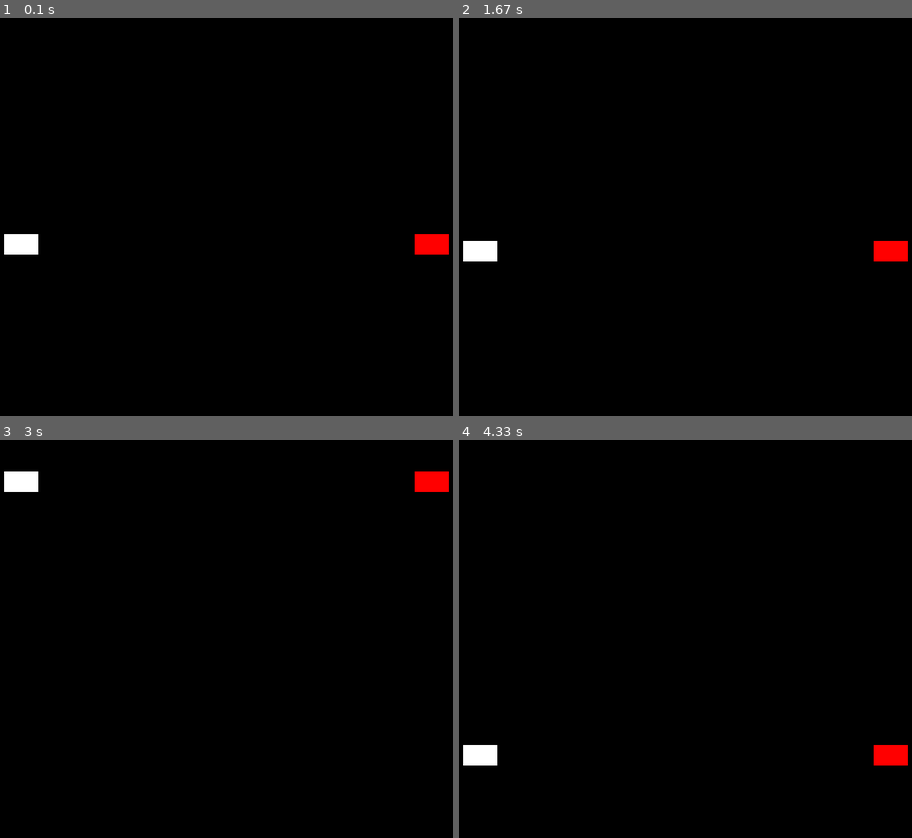
Above: before the commit, frames 1-4 (two rows, left to right).
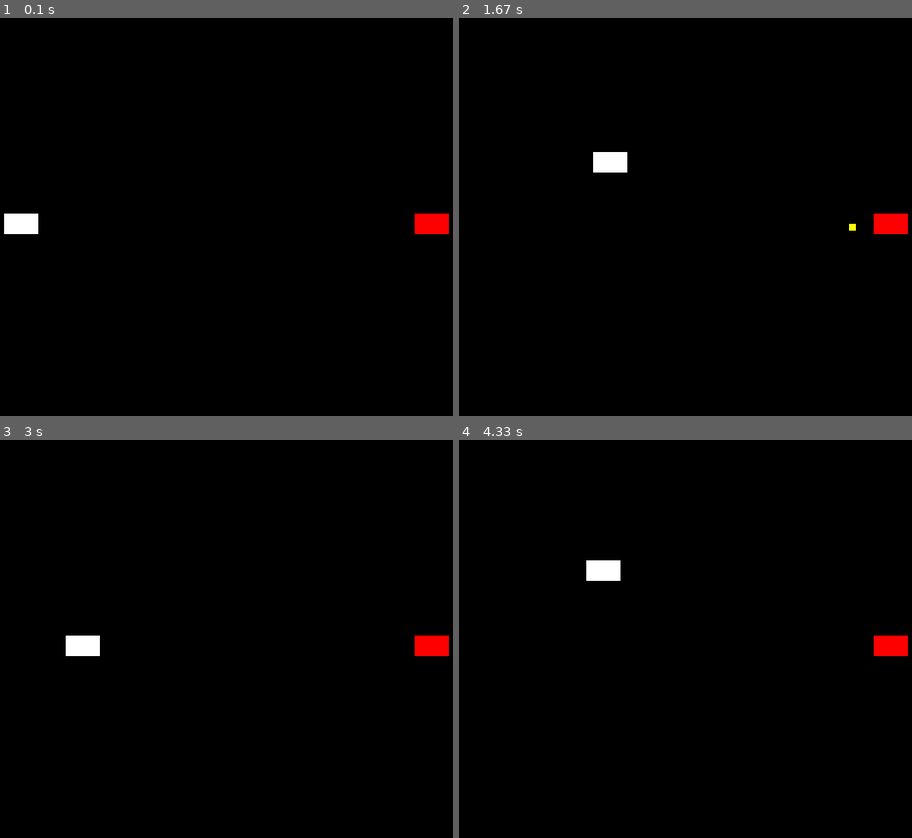
Above: after the commit, the same moments.

Repository: cassiel-st4vr0s/lpc2024
Game: pygame game, started from atividade005/main.py
The game is run twice, just before and just after one commit, with the same random seed, the same clock (stepped at 60 frames per second) and the same inputs.
Inputs (mouse positions are in pixels of both pictures, inside the frame that each line leads up to):
- Up to frame 1 (0.1 s): no input
- Up to frame 2 (1.67 s): click (667, 213) at 0.38 s; hold Right 0.67-1.13 s; hold Up 1.17-1.47 s; hold Right from 1.5 s (still down)
- Up to frame 3 (3 s): release Right at 1.97 s; hold Left 2-2.53 s; hold Down 2.57-2.87 s; hold Left from 2.9 s (still down)
- Up to frame 4 (4.33 s): release Left at 3.3 s; hold Up 3.33-3.7 s; hold Right from 3.73 s (still down)

The runs differ from the first frame. In frame 1, 1.6% of the frame differs, in the area x 0-100%, y 49-60%; in frame 2, 1.6%, in the area x 0-100%, y 33-62%; in frame 3, 1.6%; in frame 4, 1.6%.

Commit message:
Starting the implement of movement and shooting

Diff:
--- a/atividade005/main.py
+++ b/atividade005/main.py
@@ -1,7 +1,7 @@
 import pygame
 import sys
 from tank import Tank
-
+#from projectile import Projectile
 
 pygame.init()
 
@@ -20,9 +20,10 @@
 player_tank = Tank(100, SCREEN_HEIGHT // 2, WHITE)
 enemy_tank = Tank(SCREEN_WIDTH - 100, SCREEN_HEIGHT // 2, (255, 0, 0)) #enemy is red
 
+projectiles = []
 class Wall:
     def __init__(self, x, y, width, height):
-        self.rect = pygame.Rect(self, x, y, width, height), self.rect
+        self.rect = pygame.Rect(self, x, y, width, height)
 
     def draw(self, screen):
         pygame.draw.rect(screen, (100, 100, 100), self.rect)
@@ -37,16 +38,29 @@
             running = False
         if event.type == pygame.MOUSEBUTTONDOWN:
             if event.button == 1: #left mouse button
-                player_tank.shoot()
+                new_projectile = player_tank.shoot()
+                if new_projectile:
+                    projectiles.append(new_projectile)
+
+    #hanndle key press
+    keys = pygame.key.get_pressed()
+    player_tank.move(keys)
 
     #updates(game objetcs)
     player_tank.update()
     enemy_tank.update()
 
+    for projectile in projectiles[:]:
+        projectile.update()
+        if projectile.is_off_screen(SCREEN_WIDTH, SCREEN_HEIGHT):
+            projectiles.remove(projectile)
+
     #draw
     screen.fill(BLACK)
     player_tank.draw(screen)
     enemy_tank.draw(screen)
+    for projectile in projectiles:
+        projectile.draw(screen)
 
     pygame.display.flip()
     clock.tick(60)#fps
--- a/atividade005/projectile.py
+++ b/atividade005/projectile.py
@@ -1,14 +1,16 @@
 import pygame
-
 class Projectile:
-    def __init__(self, x, y):
-        self.rect = pygame.Rect(x, y, 10, 10)  # Simple square for the projectile
+    def __init__(self, x, y, direction):
+        self.rect = pygame.Rect(x, y, 10, 10)  #projetile is a square at the moment
         self.speed = 7
-        self.bounces = 0
+        self.direction = direction #1 = right, -1 = left at the moment
 
     def update(self):
-        # This will be implemented later
-        pass
+        self.rect.x += self.speed * self.direction
 
     def draw(self, screen):
-        pygame.draw.rect(screen, (255, 255, 0), self.rect)  # Yellow color for projectiles
+        pygame.draw.rect(screen, (255, 255, 0), self.rect)  #projectiles are yellow
+
+    def is_off_screen(self, screen_width, screen_height):
+        return self.rect.right < 0 or self.rect.left > screen_width or \
+               self.rect.bottom < 0 or self.rect.top > screen_height
--- a/atividade005/tank.py
+++ b/atividade005/tank.py
@@ -1,18 +1,36 @@
 import pygame
+from projectile import Projectile
 
 class Tank:
-    def __init__(self, x, y, color):
-        self.rect = pygame.Rect(x, y, 50, 30)
+    def __init__(self, x, y, color, is_player=True):
+        self.rect = pygame.Rect(x, y, 50, 30)  #tank is a rectangle at the moment
         self.color = color
         self.speed = 5
+        self.is_player = is_player
+        self.cooldown = 0
+        self.cooldown_time = 30  #shots frame
+        self.direction = 1 if is_player else -1
 
     def update(self):
-        self.rect.y += self.speed
-        if self.rect.top <=0 or self.rect.bottom >= 600: #screen height
-            self.speed = -self.speed
+        if self.cooldown > 0:
+            self.cooldown -= 1
+
+    def move(self, keys):
+        if self.is_player:
+            if keys[pygame.K_LEFT] and self.rect.left > 0:
+                self.rect.x -= self.speed
+            if keys[pygame.K_RIGHT] and self.rect.right < 800:  #screen width
+                self.rect.x += self.speed
+            if keys[pygame.K_UP] and self.rect.top > 0:
+                self.rect.y -= self.speed
+            if keys[pygame.K_DOWN] and self.rect.bottom < 600:  #screen height
+                self.rect.y += self.speed
 
     def draw(self, screen):
         pygame.draw.rect(screen, self.color, self.rect)
 
     def shoot(self):
-        print("Tank Fired")
+        if self.cooldown == 0:
+            self.cooldown = self.cooldown_time
+            return Projectile(self.rect.centerx, self.rect.centery, self.direction)
+        return None
